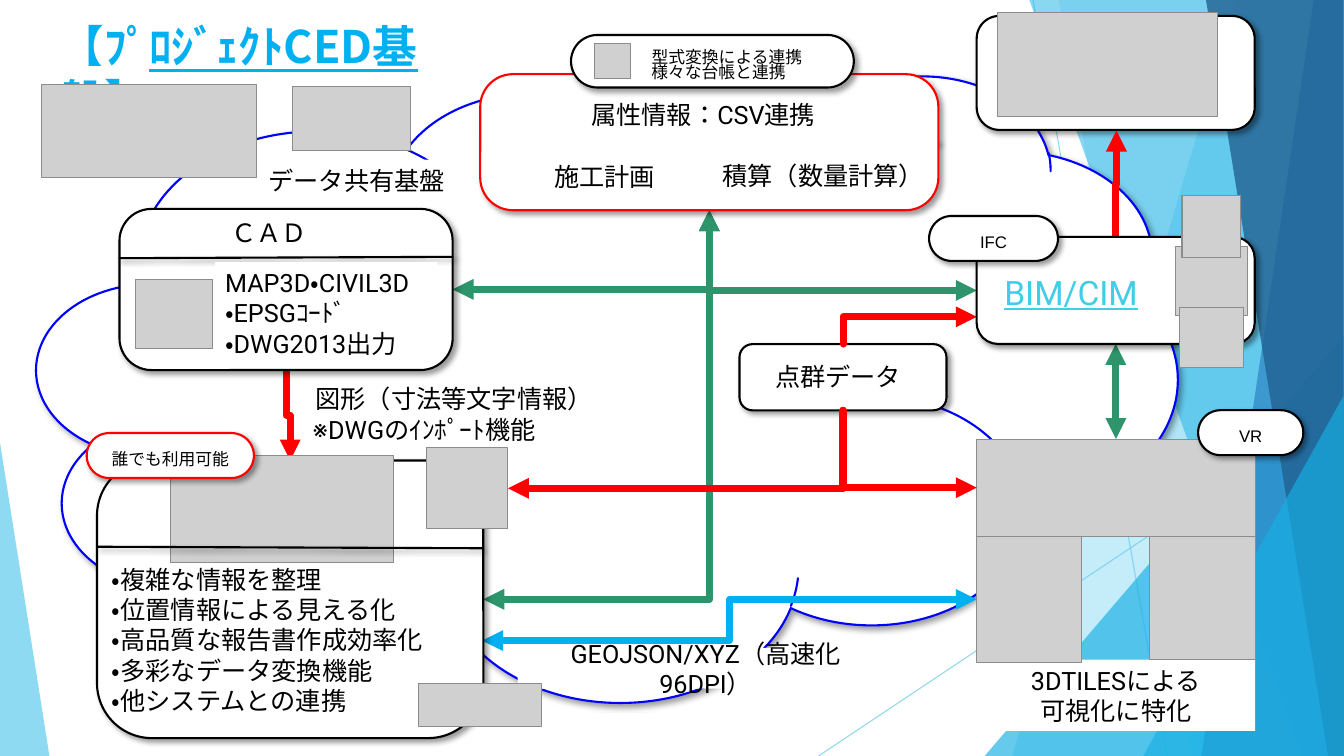
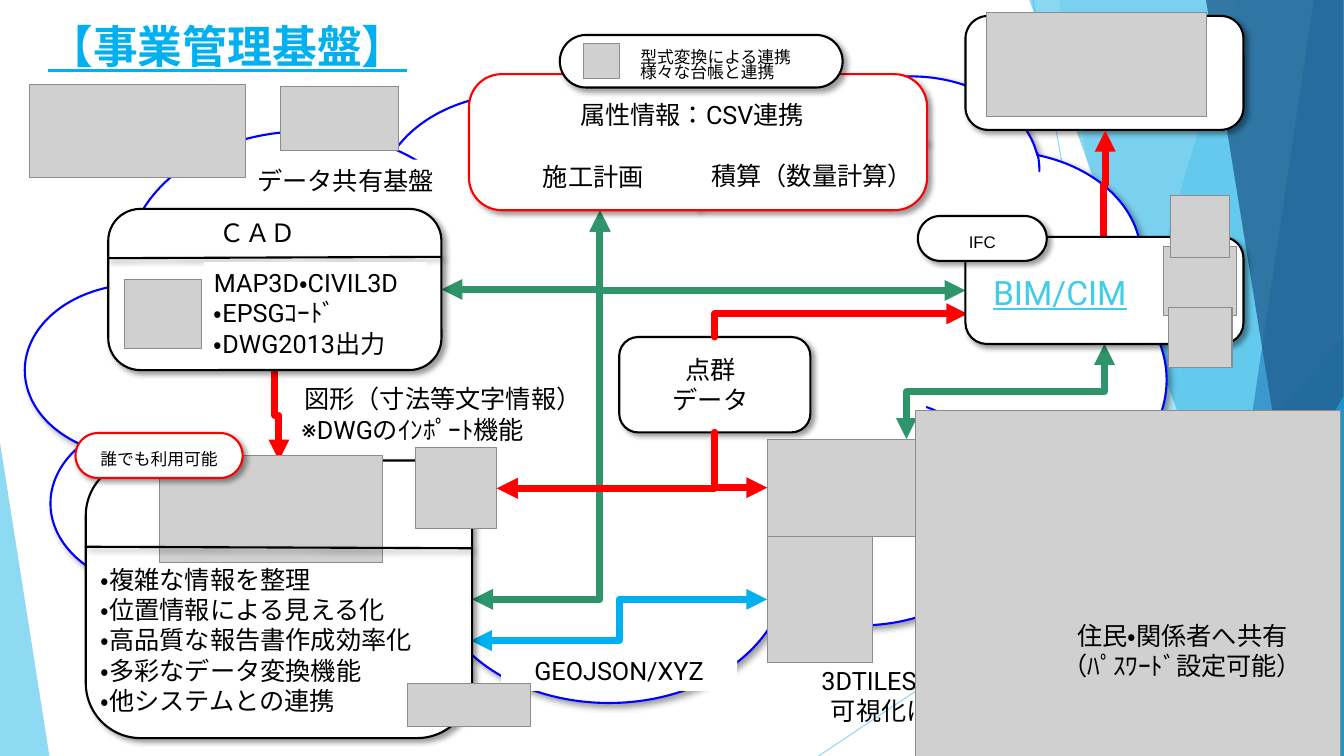
Before and after one commit to yamamoto-ryuzo/portal, a slide deck: slide 1 of プロジェクトCDE/プロジェクトCDE.pptx. Drawn at 1344x756 pixels with LibreOffice and Linux fonts; fonts in the diff are those of the drawing; grey boxes stand for pictures. Boxes give left, top, right and bottom in pixels: in the first picture for what was removed or moved away, otherwise in the second. Text is boxed around its words. In the diff, an @@ line names an element or a change of style, - is before the commit and + after.

```diff
--- a/プロジェクトCDE/プロジェクトCDE.pptx
+++ b/プロジェクトCDE/プロジェクトCDE.pptx
@@ text at <box>48,24,407,72</box>: text changed @@
-【ﾌﾟﾛｼﾞｪｸﾄCED基盤】
+【事業管理基盤】
@@ 11 pictures, 8 rounded rectangles, 7 texts, 4 lines, 2 rectangles, 2 elbow arrows, 1 cloud: place and size @@
-11 pictures, 8 rounded rectangles, 7 texts, 4 lines, 2 rectangles, 2 elbow arrows, 1 cloud at <box>37,12,1255,738</box>
+11 pictures, 8 rounded rectangles, 7 texts, 4 lines, 2 rectangles, 2 elbow arrows, 1 cloud at <box>26,12,1244,738</box>
@@ elbow double arrow moved from (453, 289) - (710, 211) to (442, 289) - (600, 211) @@
@@ elbow double arrow moved from (484, 600) - (710, 211) to (472, 600) - (600, 211) @@
@@ elbow double arrow moved from (977, 290) - (710, 211) to (966, 290) - (600, 211) @@
@@ elbow arrow moved from (843, 344) - (977, 317) to (715, 337) - (968, 314) @@
@@ rounded rectangle: place and size @@
-rounded rectangle at <box>740,344,947,410</box>
+rounded rectangle at <box>619,337,811,433</box>
@@ text at <box>673,357,749,411</box>: text changed @@
-点群データ
+点群
+データ
@@ elbow double arrow moved from (1116, 440) - (1116, 344) to (906, 440) - (1105, 344) @@
@@ picture added at <box>915,410,1341,756</box> @@
@@ elbow arrow moved from (843, 410) - (508, 488) to (715, 433) - (497, 488) @@
@@ elbow arrow moved from (843, 410) - (977, 488) to (715, 433) - (767, 488) @@
@@ rounded rectangle: place and size @@
-rounded rectangle at <box>1199,410,1304,456</box>
+rounded rectangle at <box>955,420,1060,466</box>
@@ text in rounded rectangle at <box>1239,430,1262,442</box>: text removed @@
-VR
@@ picture removed at <box>1150,536,1255,659</box> @@
@@ elbow double arrow moved from (482, 641) - (977, 600) to (471, 641) - (767, 600) @@
@@ text added at <box>1063,624,1302,678</box>, 18 pt, text #000000 @@
+住民・関係者へ共有
+（ﾊﾟｽﾜｰﾄﾞ設定可能）
@@ 2 pictures, 1 text: place and size @@
-2 pictures, 1 text at <box>977,440,1255,731</box>
+2 pictures, 1 text at <box>767,440,1046,726</box>
@@ text "3DTILESによる" at <box>821,667,991,726</box>: fill #FFFFFF to none @@
@@ text at <box>534,662,703,682</box>: text changed @@
-GEOJSON/XYZ（高速化96DPI）
+GEOJSON/XYZ
```
Also in this commit, not shown: 1 other slide changed, 1 other file.
